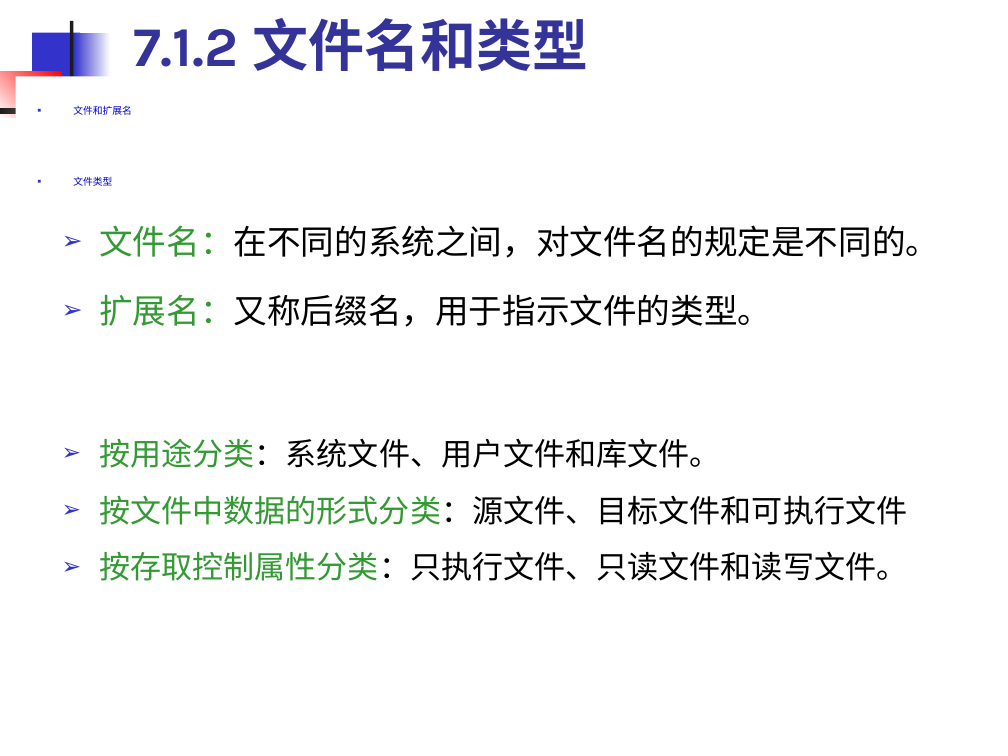
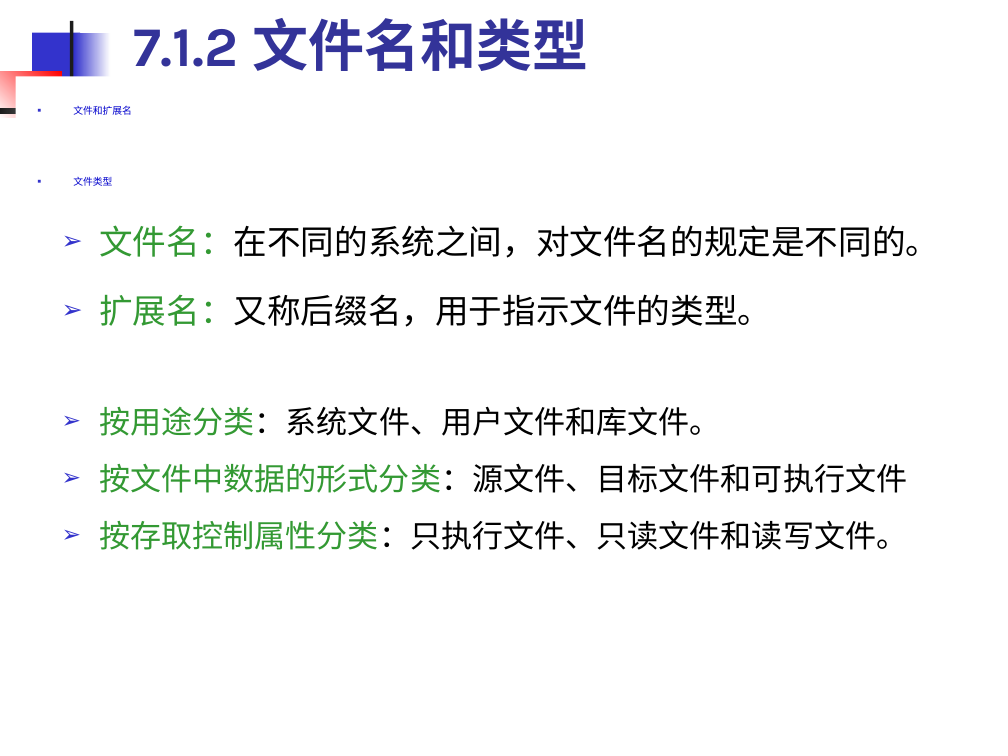
Before and after one commit to edu2act/course-OS, a slide deck: slide 11 of materials/slides/OS_Chap 7.ppt. Drawn at 1008x756 pixels with LibreOffice and Linux fonts; fonts in the diff are those of the drawing. Boxes give left, top, right and bottom in pixels: in the first picture for what was removed or moved away, otherwise in the second. Text is boxed around its words. In the diff, an @@ line names an element or a change of style, - is before the commit and + after.

```diff
--- a/materials/slides/OS_Chap 7.ppt
+++ b/materials/slides/OS_Chap 7.ppt
@@ text "按用途分类：系统文件、用户文件和库文件。": place and size @@
-text "按用途分类：系统文件、用户文件和库文件。" at bbox=[99, 439, 907, 581]
+text "按用途分类：系统文件、用户文件和库文件。" at bbox=[99, 407, 907, 550]
```
Also in this commit, not shown: 5 other slides changed, 3 other files.
